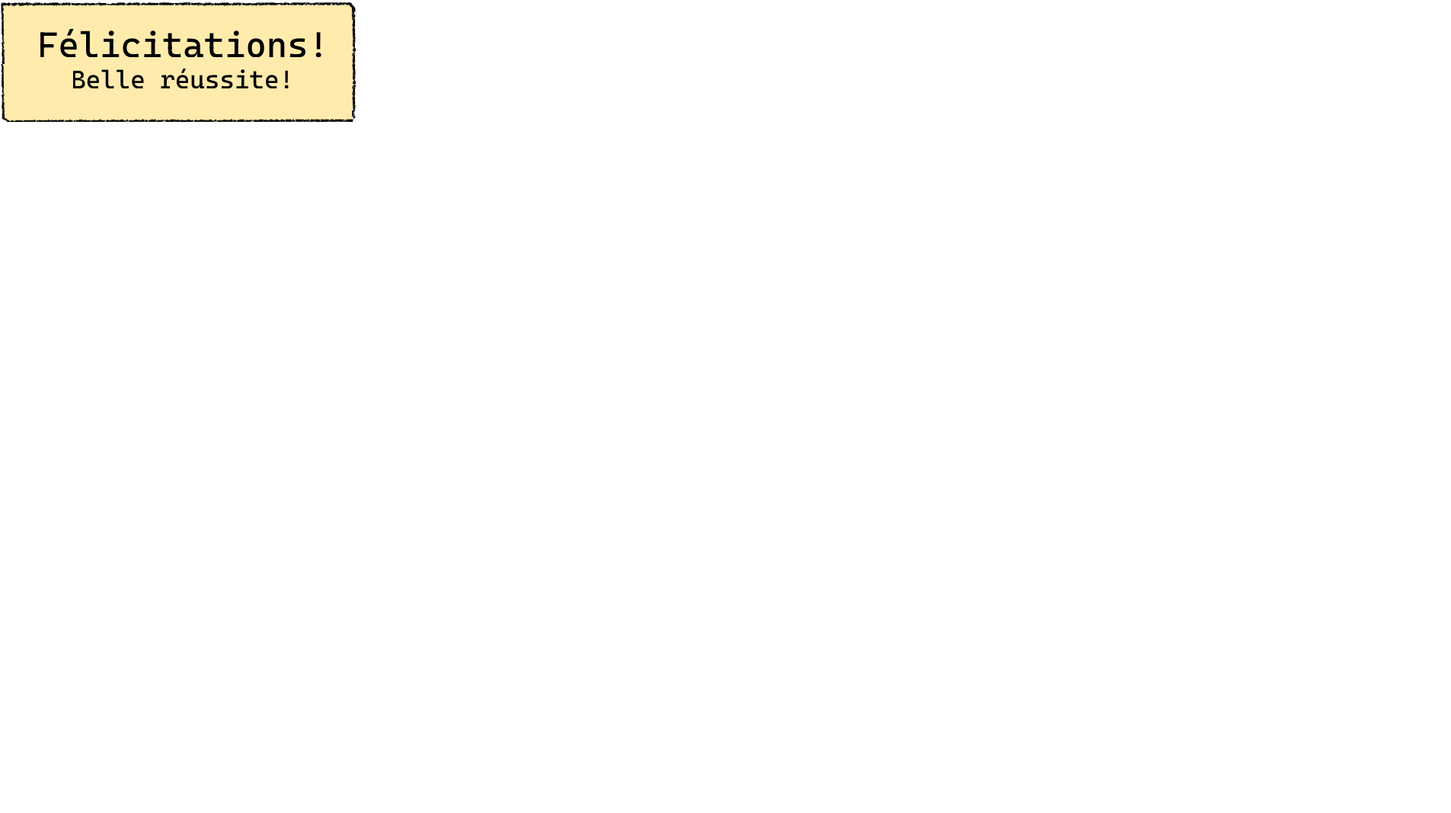
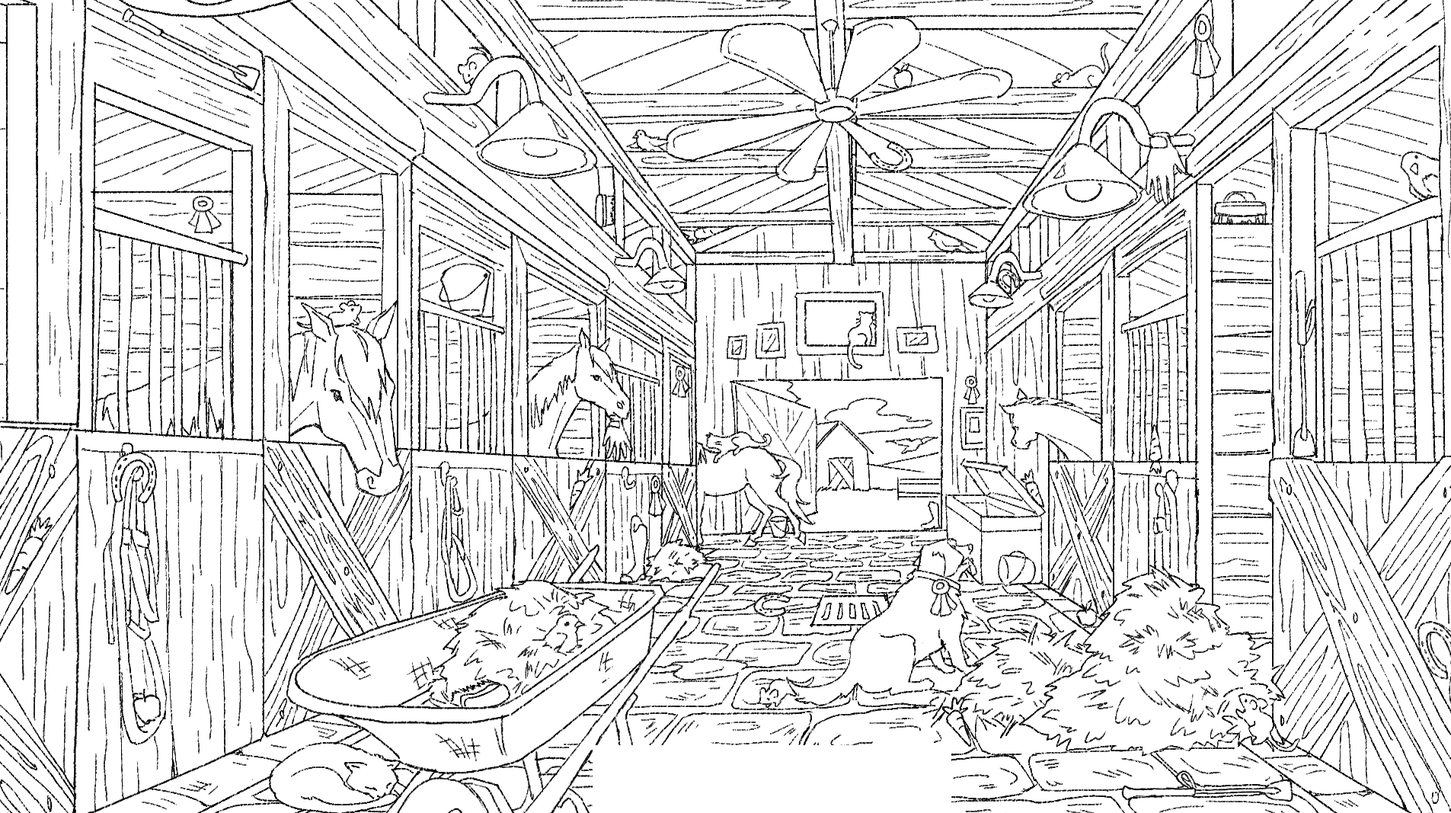
Two versions of the same layered image (1451px x 813px). Layer-by-layer changes:
hid group "Congrat" (3 layers) over [0, 0, 439, 196]
showed "bw", painted on it over [0, 0, 1451, 813]
showed "black", painted on it over [0, 0, 1451, 813]
